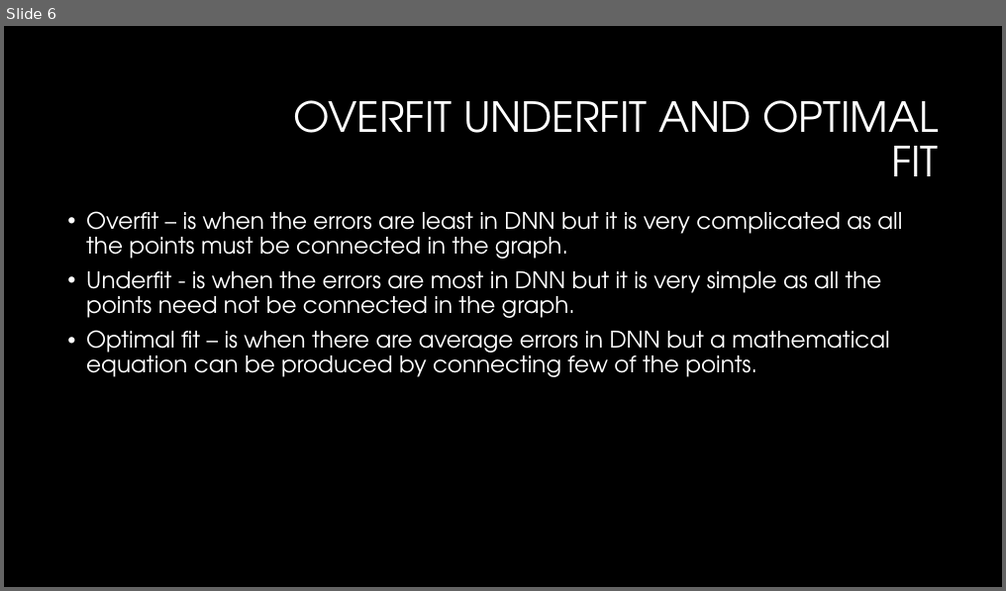
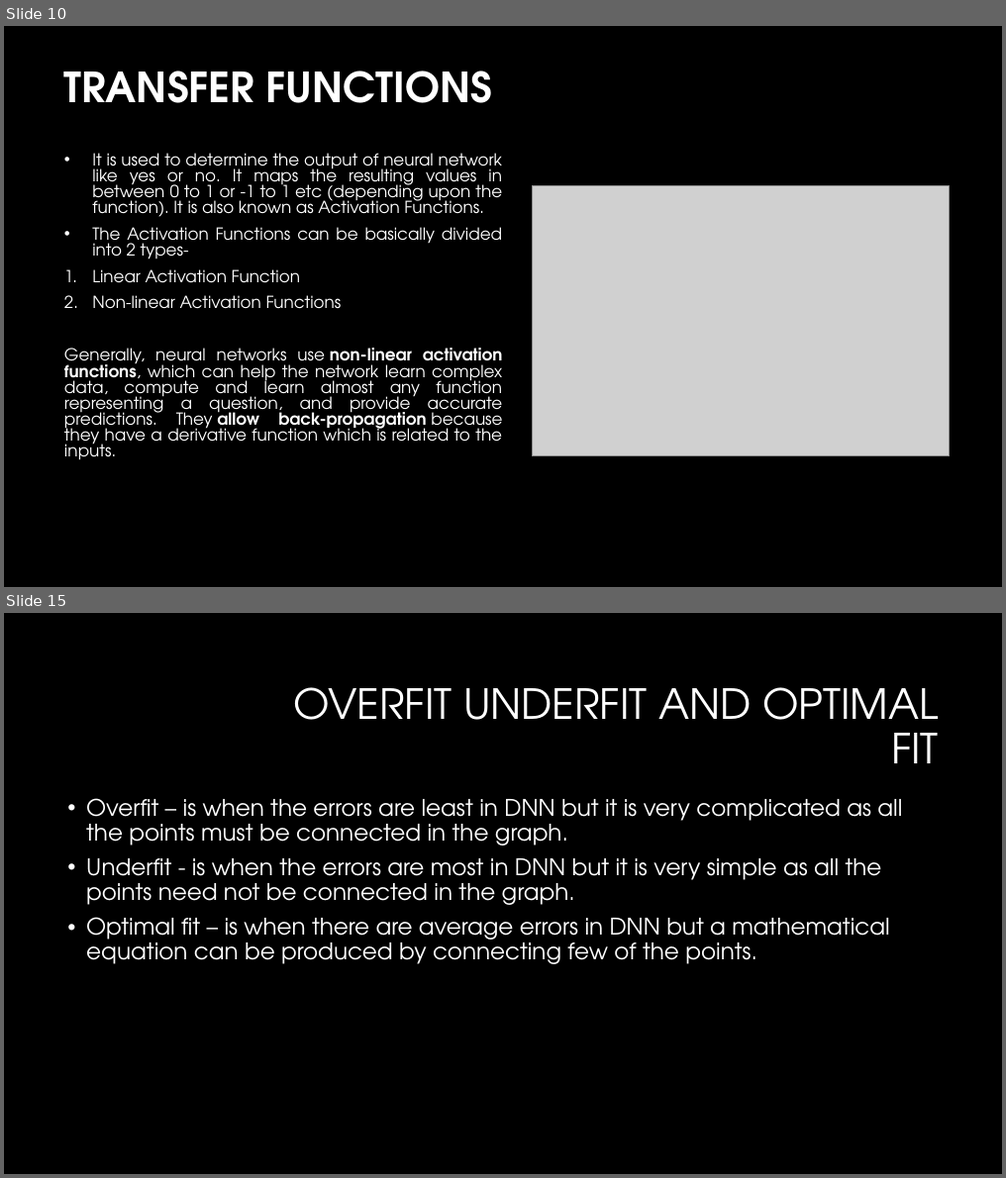
Before and after one commit to ENG19CS0006-Abhay/Deep-learning-DNN-, a slide deck: ENG19CS006(Abhay V R)(DL assignment 2).pptx. Shown one above the other, each under a label of ours: slide 6 before the commit, slides 10 and 15 after it; the slides between them are not shown. The pictures are 1006x591 and 1006x1178 pixels, drawn with LibreOffice and Linux fonts; fonts in the diff are those of the drawing; grey boxes stand for pictures; background and template pictures are left out. Boxes give left, top, right and bottom in pixels: in the first picture for what was removed or moved away, otherwise in the second. Text is boxed around its words. In the diff, an @@ line names an element or a change of style, - is before the commit and + after.

```diff
--- a/ENG19CS006(Abhay V R)(DL assignment 2).pptx
+++ b/ENG19CS006(Abhay V R)(DL assignment 2).pptx
@@ slide 10 added at (4, 26, 1002, 587), background #000000 @@
@@ title added at (64, 71, 492, 103), 40 pt, text #FFFFFF, bold @@
+TRANSFER FUNCTIONS
@@ text added at (64, 153, 503, 461), 16 pt, text #FFFFFF @@
+• It is used to determine the output of neural network like yes or no. It maps the resulting values in between 0 to 1 or -1 to 1 etc (depending upon the function). It is also known as Activation Functions.
+• The Activation Functions can be basically divided into 2 types-
+1. Linear Activation Function
+2. Non-linear Activation Functions
+Generally, neural networks use non-linear activation functions, which can help the network learn complex data, compute and learn almost any function representing a question, and provide accurate predictions. They allow back-propagation because they have a derivative function which is related to the inputs.
@@ picture added at (533, 186, 950, 457) @@
@@ what was slide 6 is now slide 15 @@
```
Also in this commit, not shown: 9 other slides added, 1 slide removed.
